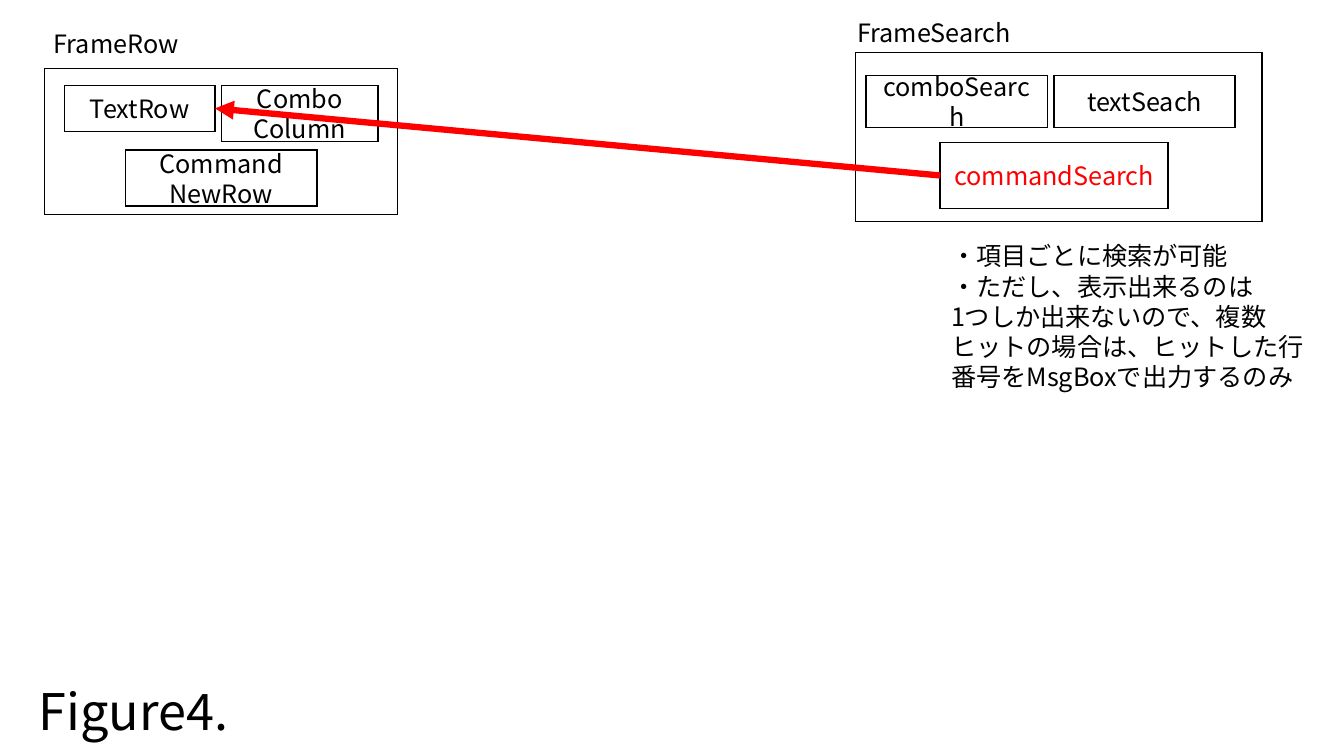
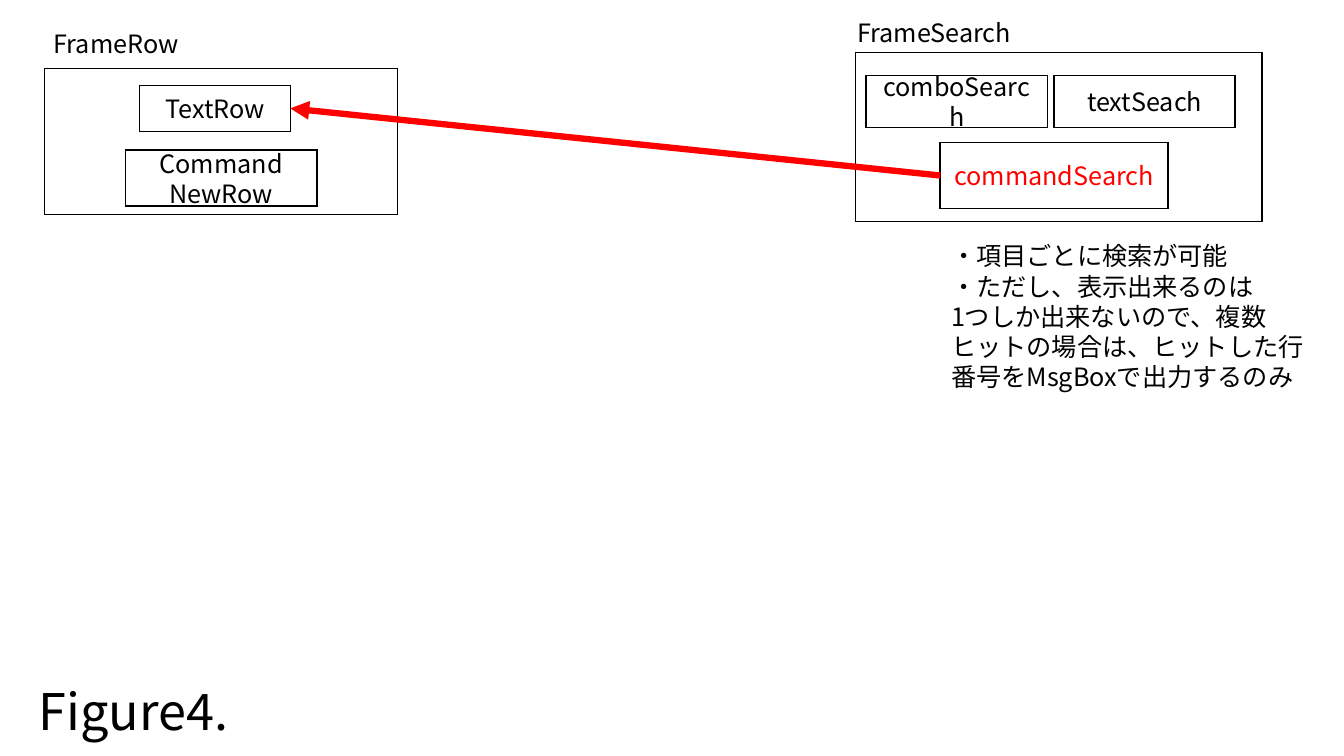
Before and after one commit to toshiakiasakura/rakutto_collect_project, a slide deck: slide 8 of prj_input/rakurakuInput.pptx (slide 7 before the commit). Drawn at 1344x756 pixels with LibreOffice and Linux fonts; fonts in the diff are those of the drawing. Boxes give left, top, right and bottom in pixels: in the first picture for what was removed or moved away, otherwise in the second. Text is boxed around its words. In the diff, an @@ line names an element or a change of style, - is before the commit and + after.

```diff
--- a/prj_input/rakurakuInput.pptx
+++ b/prj_input/rakurakuInput.pptx
@@ rectangle "TextRow": place and size @@
-rectangle "TextRow" at <box>65,86,216,132</box>
+rectangle "TextRow" at <box>139,86,290,132</box>
@@ rectangle removed at <box>222,86,379,142</box> @@
-Combo
-Column
@@ arrow moved from (941, 175) - (215, 109) to (941, 175) - (290, 109) @@
```
Also in this commit, not shown: 6 other slides changed, 4 slides added, 15 other files.
